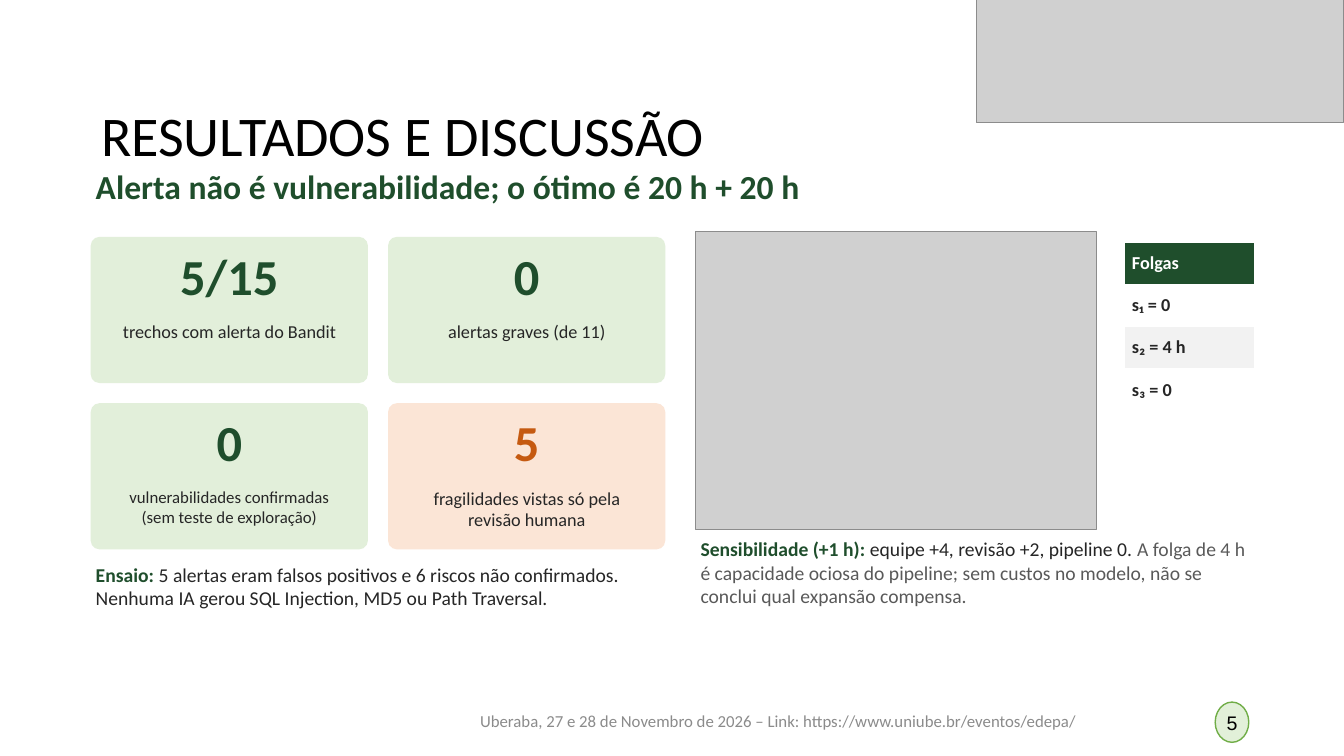
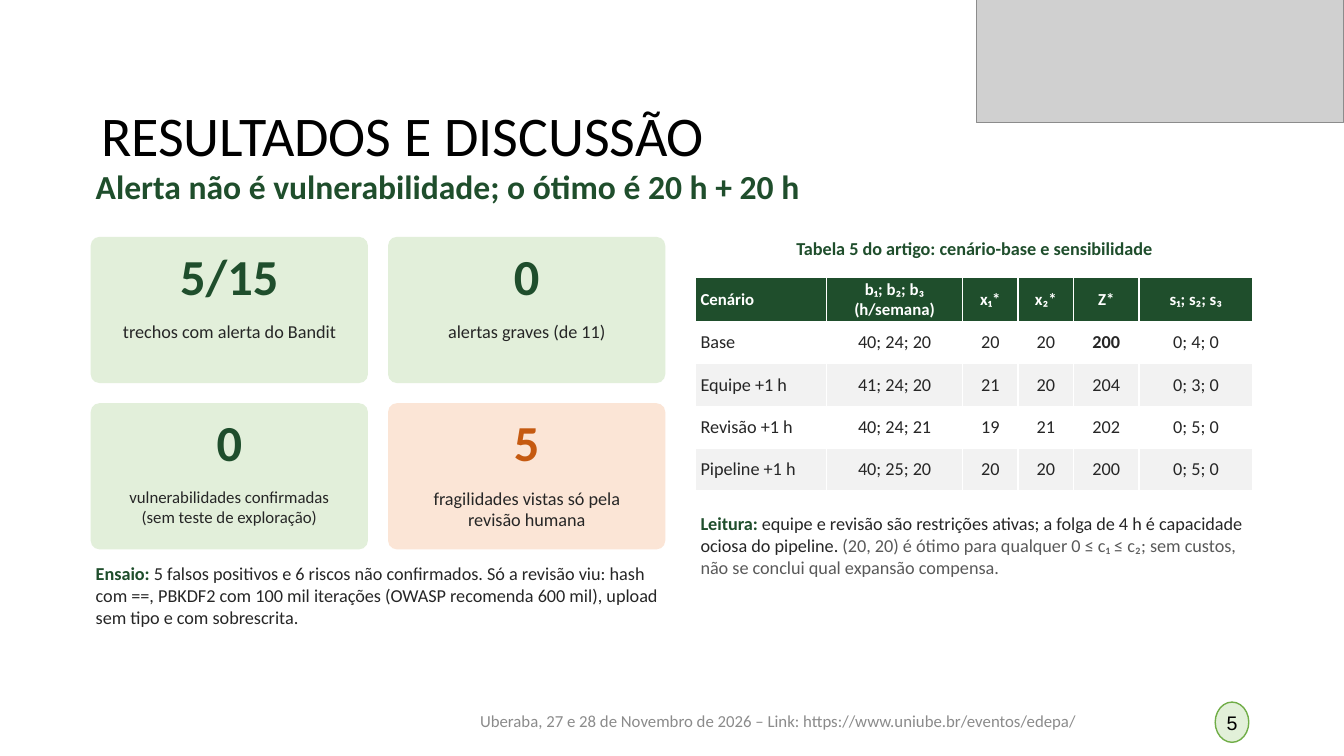
Before and after one commit to germanoafb/edepa-devsecops-simplex, a slide deck: slide 5 of apresentacao/Apresentacao EDEPA 2026 - Germano Augusto Freitas Barbosa.pptx. Drawn at 1344x756 pixels with LibreOffice and Linux fonts; fonts in the diff are those of the drawing; grey boxes stand for pictures. Boxes give left, top, right and bottom in pixels: in the first picture for what was removed or moved away, otherwise in the second. Text is boxed around its words. In the diff, an @@ line names an element or a change of style, - is before the commit and + after.

```diff
--- a/apresentacao/Apresentacao EDEPA 2026 - Germano Augusto Freitas Barbosa.pptx
+++ b/apresentacao/Apresentacao EDEPA 2026 - Germano Augusto Freitas Barbosa.pptx
@@ picture removed at <box>696,232,1097,529</box> @@
@@ text added at <box>796,242,1153,258</box>, 13 pt, text #1F4E2C, bold @@
+Tabela 5 do artigo: cenário-base e sensibilidade
@@ table removed at <box>1124,242,1255,411</box>, 4 rows, 1 columns @@
-Folgas
-s₁ = 0
-s₂ = 4 h
-s₃ = 0
@@ table added at <box>696,277,1253,489</box>, 5 rows, 6 columns @@
+Cenário | b₁; b₂; b₃ (h/semana) | x₁* | x₂* | Z* | s₁; s₂; s₃
+Base | 40; 24; 20 | 20 | 20 | 200 | 0; 4; 0
+Equipe +1 h | 41; 24; 20 | 21 | 20 | 204 | 0; 3; 0
+Revisão +1 h | 40; 24; 21 | 19 | 21 | 202 | 0; 5; 0
+Pipeline +1 h | 40; 25; 20 | 20 | 20 | 200 | 0; 5; 0
@@ text at <box>701,517,1242,577</box>: text changed; size 14 to 13 pt @@
-Sensibilidade (+1 h): equipe +4, revisão +2, pipeline 0. A folga de 4 h é capacidade ociosa do pipeline; sem custos no modelo, não se conclui qual expansão compensa.
+Leitura: equipe e revisão são restrições ativas; a folga de 4 h é capacidade ociosa do pipeline. (20, 20) é ótimo para qualquer 0 ≤ c₁ ≤ c₂; sem custos, não se conclui qual expansão compensa.
@@ text at <box>96,567,657,627</box>: text changed; size 14 to 13 pt @@
-Ensaio: 5 alertas eram falsos positivos e 6 riscos não confirmados. Nenhuma IA gerou SQL Injection, MD5 ou Path Traversal.
+Ensaio: 5 falsos positivos e 6 riscos não confirmados. Só a revisão viu: hash com ==, PBKDF2 com 100 mil iterações (OWASP recomenda 600 mil), upload sem tipo e com sobrescrita.
```
Also in this commit, not shown: 5 other slides changed.
